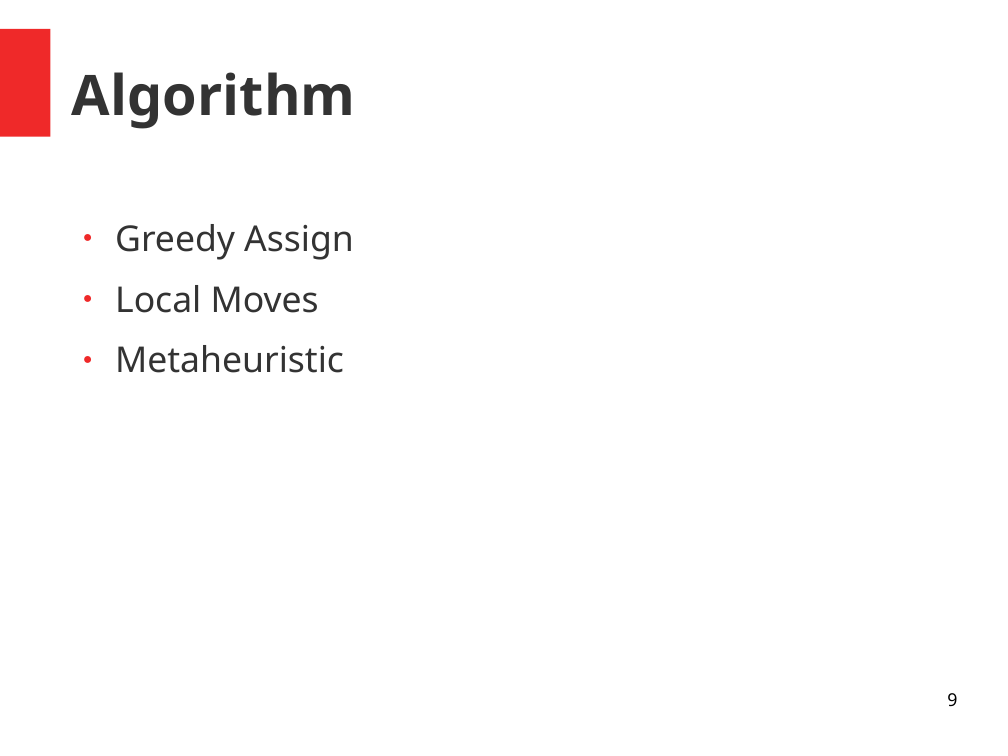
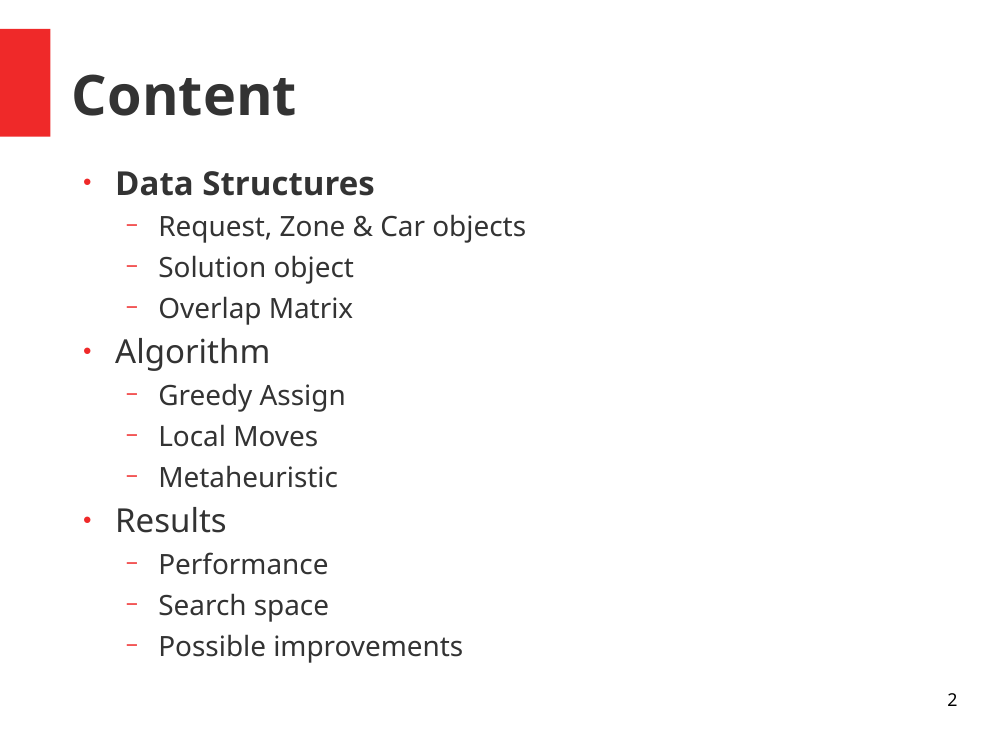
Before and after one commit to dries007/ProjectAI-CarSharing, a slide deck: slide 2 of Paper/ppt/presentation.odp (slide 9 before the commit). Drawn at 1008x756 pixels with LibreOffice and Linux fonts; fonts in the diff are those of the drawing. Boxes give left, top, right and bottom in pixels: in the first picture for what was removed or moved away, otherwise in the second. Text is boxed around its words. In the diff, an @@ line names an element or a change of style, - is before the commit and + after.

Commit message:
Presentation & Typos in paper

```diff
--- a/Paper/ppt/presentation.odp
+++ b/Paper/ppt/presentation.odp
@@ title at (72,74,297,116): text changed @@
-Algorithm
+Content
@@ text "Data Structures": place and size @@
-text "Data Structures" at (115,224,354,373)
+text "Data Structures" at (115,171,526,663)
@@ text at (115,171,526,325): paragraphs added @@
+● Data Structures
+  − Request, Zone & Car objects
+  − Solution object
+  − Overlap Matrix
+● Algorithm
@@ text at (158,383,346,488): size 28 to 22 pt in "Greedy Assign", "Local Moves", "Metaheuristic"; bullet ● to −; list level 1 to 2 in "Greedy Assign"; list level 1 to 2 in "Local Moves"; list level 1 to 2 in "Metaheuristic" @@
@@ text at (115,507,463,663): paragraphs added @@
+● Results
+  − Performance
+  − Search space
+  − Possible improvements
@@ page number at (947,693,957,706): text changed @@
-9
+2
```
Also in this commit, not shown: 9 other slides changed, 7 slides added, 8 slides removed, 3 other files.
